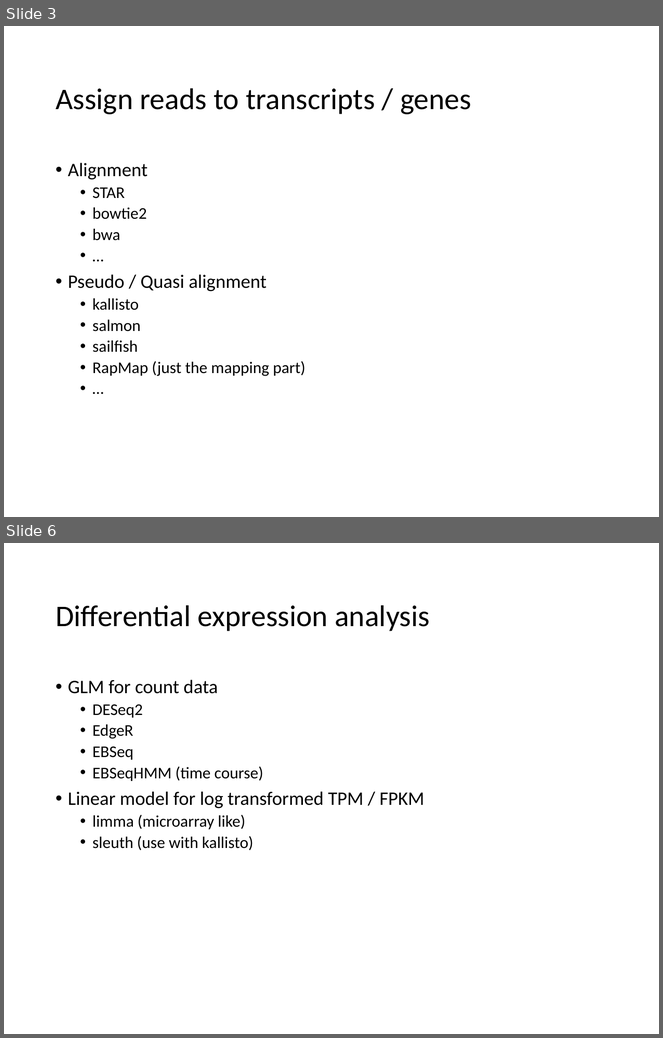
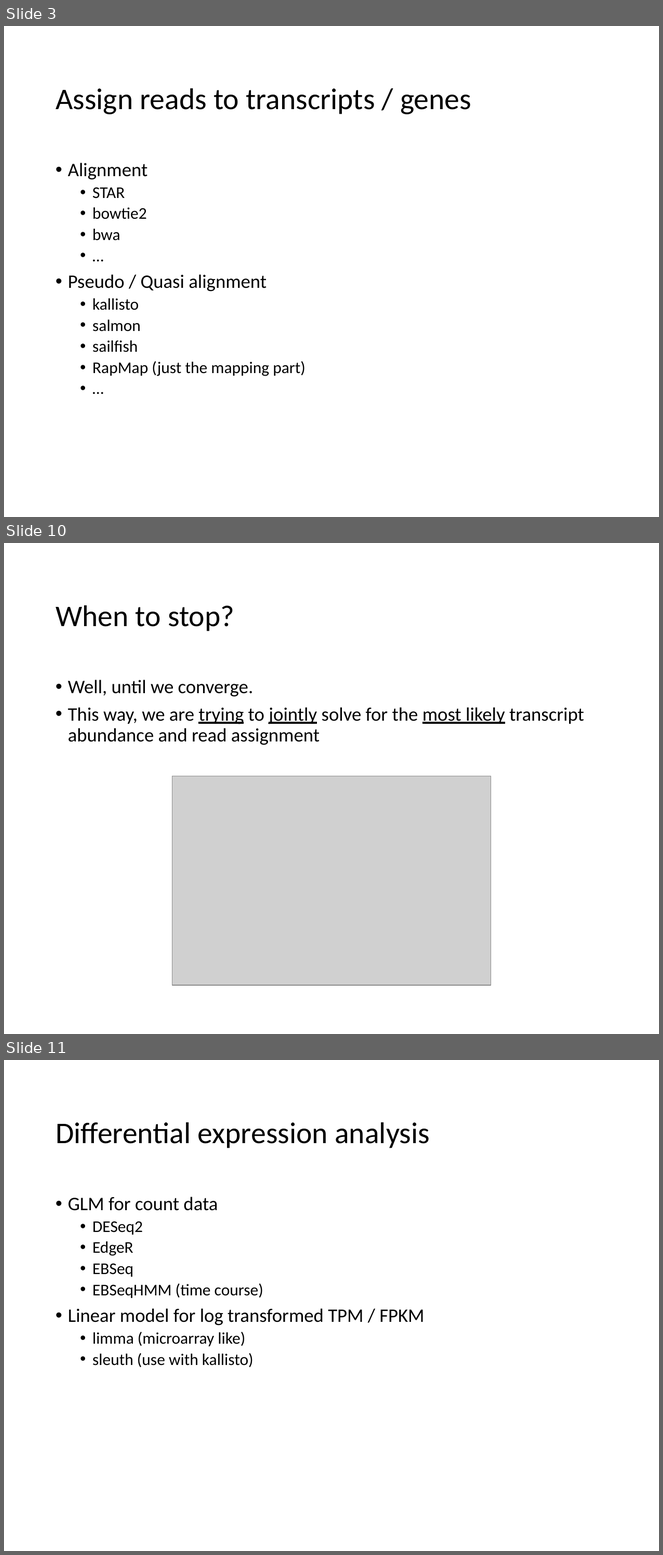
Before and after one commit to Yue-Jiang/achems, a slide deck: rna-seq workshop.pptx. Shown one above the other, each under a label of ours: slides 3 and 6 before the commit, slides 3, 10 and 11 after it; the slides between them are not shown. The pictures are 663x1038 and 663x1555 pixels, drawn with LibreOffice and Linux fonts; fonts in the diff are those of the drawing; grey boxes stand for pictures. Boxes give left, top, right and bottom in pixels: in the first picture for what was removed or moved away, otherwise in the second. Text is boxed around its words. In the diff, an @@ line names an element or a change of style, - is before the commit and + after.

```diff
--- a/rna-seq workshop.pptx
+++ b/rna-seq workshop.pptx
@@ slide 10 added at [4,543,659,1034], background #FFFFFF @@
@@ text added at [55,605,234,631], 33 pt, text #000000 @@
+When to stop?
@@ text added at [68,680,584,745], 21 pt, text #000000 @@
+• Well, until we converge.
+• This way, we are trying to jointly solve for the most likely transcript abundance and read assignment
@@ picture added at [172,776,491,985] @@
@@ what was slide 6 is now slide 11 @@
```
Also in this commit, not shown: 5 slides changed, 5 other slides added.
